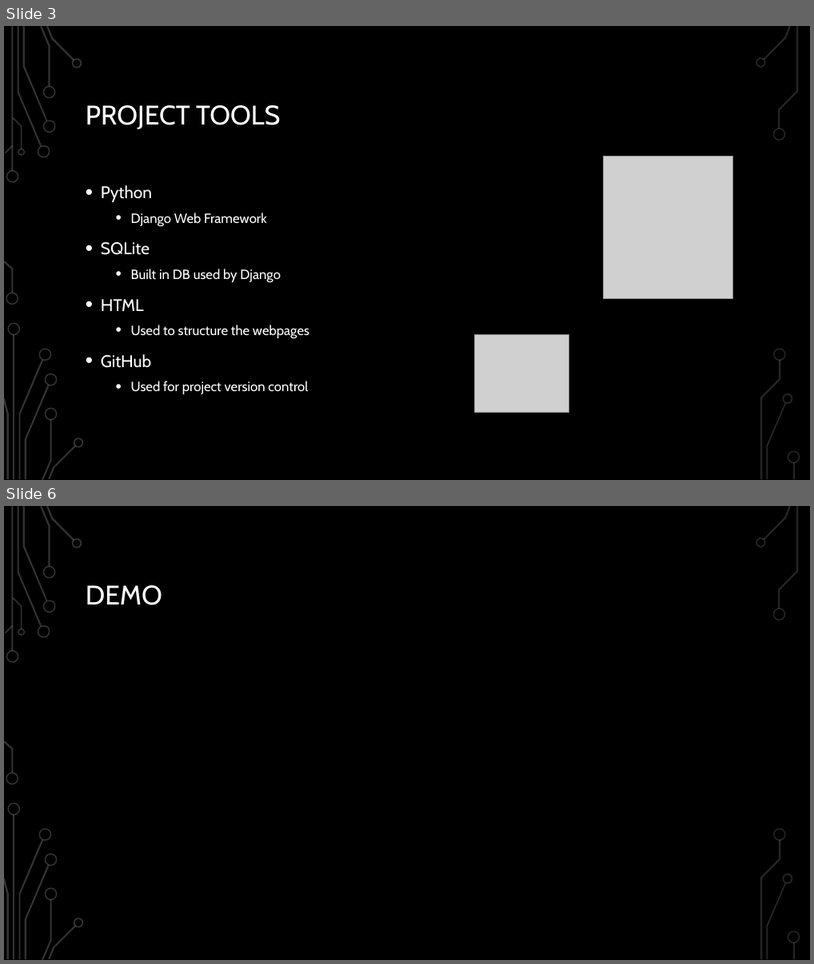
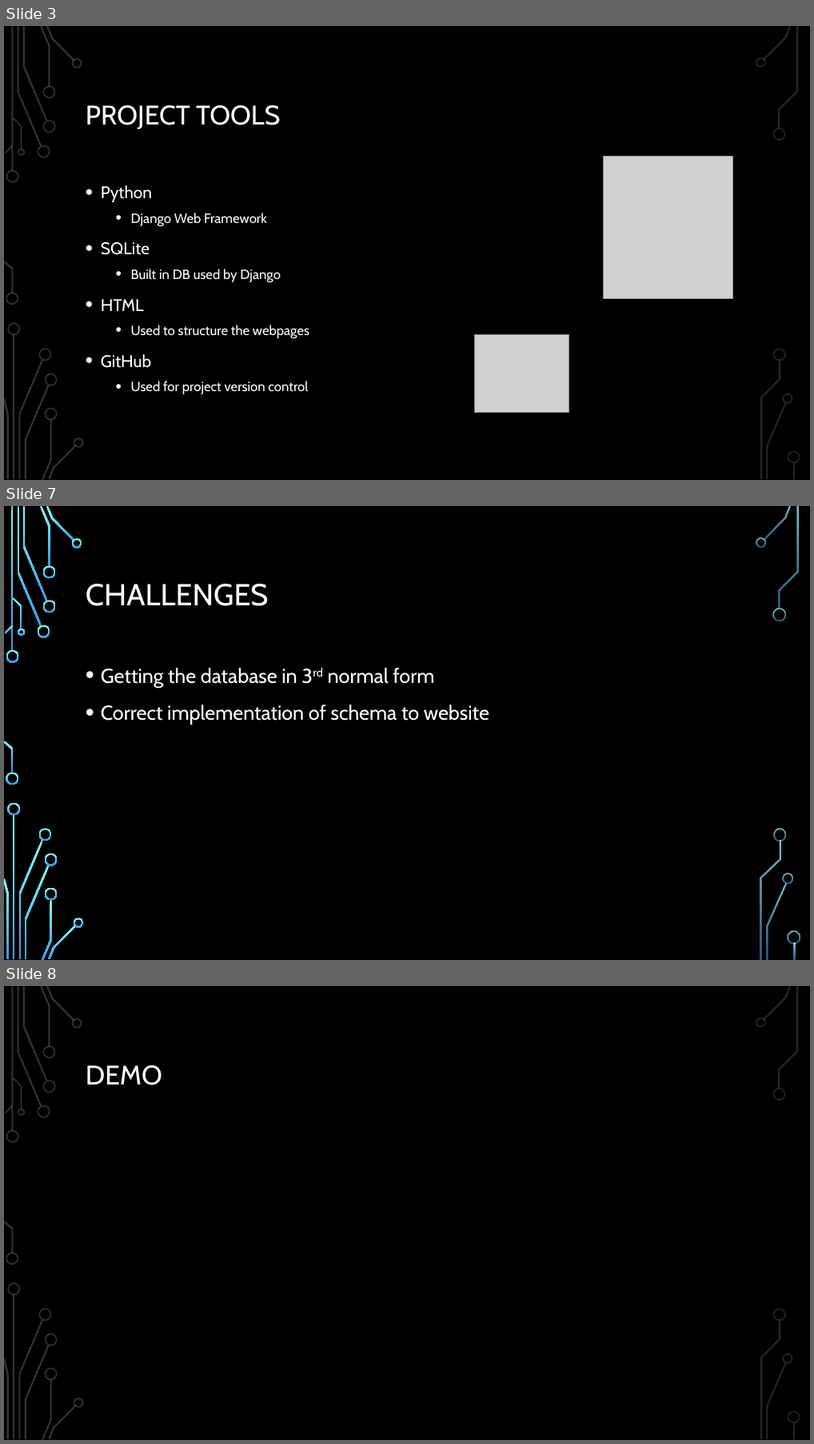
Before and after one commit to cylissama/dbms_project, a slide deck: DBMS_PROJECT.pptx. Shown one above the other, each under a label of ours: slides 3 and 6 before the commit, slides 3, 7 and 8 after it; the slides between them are not shown. The pictures are 814x964 and 814x1444 pixels, drawn with LibreOffice and Linux fonts; fonts in the diff are those of the drawing; grey boxes stand for pictures; background and template pictures are left out. Boxes give left, top, right and bottom in pixels: in the first picture for what was removed or moved away, otherwise in the second. Text is boxed around its words. In the diff, an @@ line names an element or a change of style, - is before the commit and + after.

```diff
--- a/DBMS_PROJECT.pptx
+++ b/DBMS_PROJECT.pptx
@@ slide 7 added at box(4, 506, 810, 960), background picture (left out); not listed: 17 template elements that a slide beside it also shows @@
@@ title added at box(86, 584, 269, 606), 36 pt, text #FFFFFF @@
+CHALLENGES
@@ text added at box(101, 668, 490, 724), 24 pt, text #FFFFFF @@
+• Getting the database in 3rd normal form
+• Correct implementation of schema to website
@@ group added at box(6, 537, 801, 959): 19 freeform shapes @@
@@ what was slide 6 is now slide 8 @@
```
Also in this commit, not shown: 3 slides changed, 1 other slide added, 5 other files.
